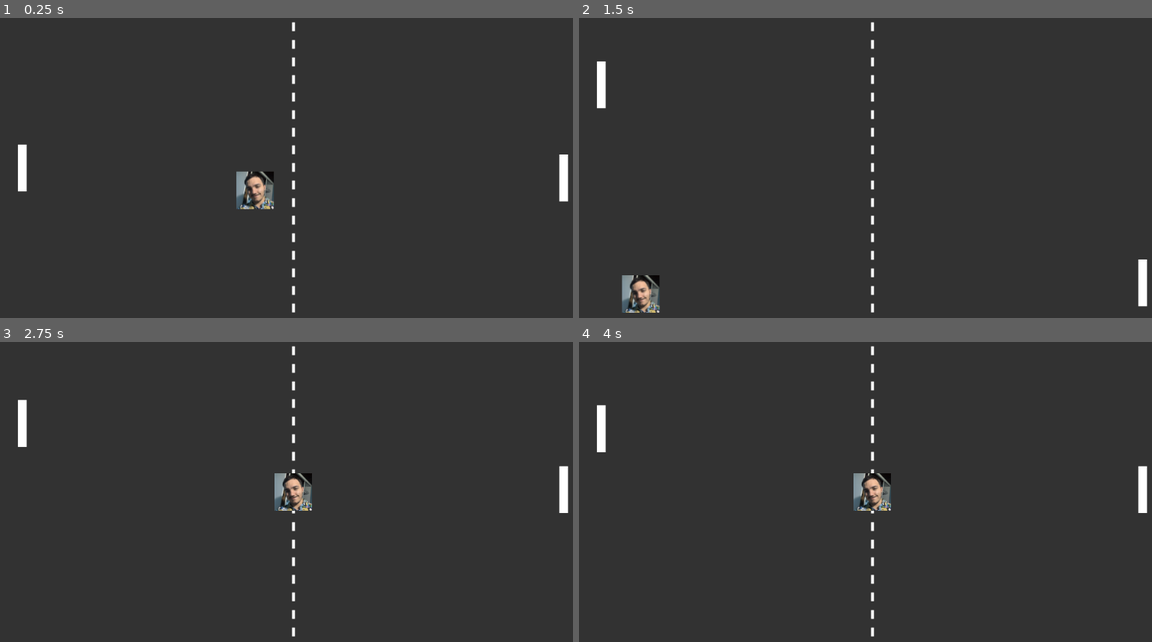
Above: before the commit, frames 1-4 (two rows, left to right).
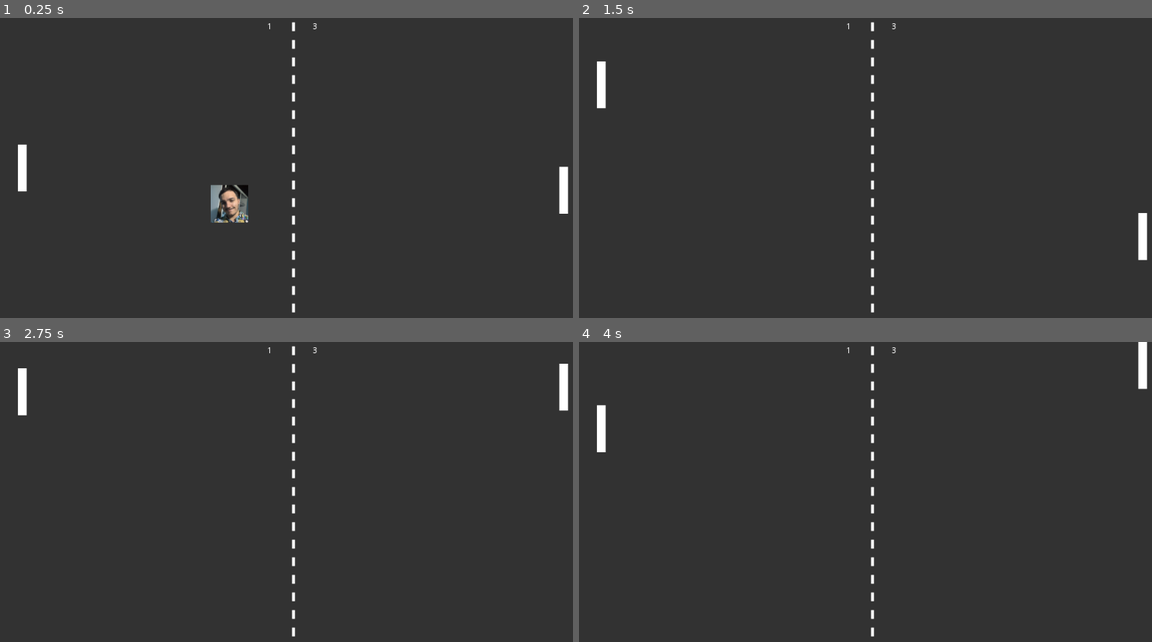
Above: after the commit, the same moments.

Repository: prestesmatheus0/pong-godot
Game: Godot game, scene res://scenes/Game/Game.tscn
Two runs of this game, one before a commit and one after it. Both use one fixed random seed, a clock stepped at 60 frames per second and the inputs below.
Inputs:
- Up to frame 1 (0.25 s): no input
- Up to frame 2 (1.5 s): hold W (ui_up) 0.53-1.28 s; hold D (ui_down) from 1.28 s (still down)
- Up to frame 3 (2.75 s): release D (ui_down) at 2.03 s; hold W (ui_up) from 2.03 s (still down)
- Up to frame 4 (4 s): tap Enter at 3.5 s; release W (ui_up) at 3.53 s; hold D (ui_down) from 3.53 s (still down)

The runs differ from the first frame. In frame 1, 1.4% of the frame differs, in the area x 36-100%, y 1-69%; in frame 2, 1.2%; in frame 3, 1.6%, in the area x 3-100%, y 1-57%; in frame 4, 1.2%.
Error after the commit: Parse Error: Unexpected token: Identifier:g (res://scenes/Game/Game.gd:21)

Commit message:
Add score hud and sounds.
Signed-off-by: matheus <barros.matheusprestes@gmail.com>

Diff:
--- a/Ball.gd
+++ /dev/null
@@ -1,31 +0,0 @@
-extends KinematicBody2D
-
-export var initial_ball_speed = 300
-export var speed_emulator = 50
-var ball_speed = initial_ball_speed
-
-var hitcounter = 0
-var max_hitcounter = 12
-var direction = Vector2()
-
-func _ready():
-	randomize()
-	set_start_direction()
-
-func set_start_direction():
-	var random_x = 0
-
-	if randi()%10 < 5:
-		random_x = 1
-	else:
-		random_x = -1
-
-	direction = Vector2(random_x, rand_range(-1, 1))
-	direction = direction.normalized() * ball_speed
-
-func _physics_process(delta):
-	var collision = move_and_collide(direction * delta)
-	if collision :
-		direction = direction.bounce(collision.normal)
-		if collision.collider.is_in_group("rackets"):
-			pass
--- a/entities/Ball/Ball.gd
+++ b/entities/Ball/Ball.gd
@@ -1,7 +1,7 @@
 extends KinematicBody2D
 
-export var initial_ball_speed = 300
-export var speed_commulator = 50
+export var initial_ball_speed = 500
+export var speed_commulator = 100
 var ball_speed = initial_ball_speed
 
 var hit_counter = 0
@@ -35,7 +35,9 @@
 			else:
 				y = direction.y
 				direction = Vector2(direction.x, y).normalized() * (ball_speed * hit_counter * speed_commulator)
-
+			$RacketSound.play()
+		else:
+			$WallSound.play()
 func reset():
 	position = Vector2(512, 256)
 	direction = Vector2()
--- a/entities/Ball/Ball.tscn
+++ b/entities/Ball/Ball.tscn
@@ -1,7 +1,9 @@
-[gd_scene load_steps=4 format=2]
+[gd_scene load_steps=6 format=2]
 
 [ext_resource path="res://entities/Ball/Ball.gd" type="Script" id=1]
 [ext_resource path="res://drikoteles.png" type="Texture" id=2]
+[ext_resource path="res://pongblipB3.wav" type="AudioStream" id=3]
+[ext_resource path="res://pongblipC3.wav" type="AudioStream" id=4]
 
 [sub_resource type="RectangleShape2D" id=1]
 extents = Vector2( 32, 32 )
@@ -16,3 +18,9 @@
 
 [node name="Sprite" type="Sprite" parent="."]
 texture = ExtResource( 2 )
+
+[node name="RacketSound" type="AudioStreamPlayer2D" parent="."]
+stream = ExtResource( 4 )
+
+[node name="WallSound" type="AudioStreamPlayer2D" parent="."]
+stream = ExtResource( 3 )
--- /dev/null
+++ b/menus/HUD/HUD.tscn
@@ -0,0 +1,33 @@
+[gd_scene format=2]
+
+[node name="HUD" type="Control"]
+margin_right = 40.0
+margin_bottom = 40.0
+__meta__ = {
+"_edit_use_anchors_": false
+}
+
+[node name="HBoxContainer" type="HBoxContainer" parent="."]
+anchor_right = 1.0
+margin_left = 30.0
+margin_right = 951.0
+margin_bottom = 30.0
+custom_constants/separation = 70
+alignment = 1
+__meta__ = {
+"_edit_use_anchors_": false
+}
+
+[node name="ScorePlayerOne" type="Label" parent="HBoxContainer"]
+margin_left = 437.0
+margin_top = 8.0
+margin_right = 445.0
+margin_bottom = 22.0
+text = "1"
+
+[node name="ScorePlayerTwo" type="Label" parent="HBoxContainer"]
+margin_left = 515.0
+margin_top = 8.0
+margin_right = 523.0
+margin_bottom = 22.0
+text = "3"
--- a/project.godot
+++ b/project.godot
@@ -28,7 +28,6 @@
 
 config/name="godot-pong"
 run/main_scene="res://scenes/Game/Game.tscn"
-config/icon="res://icon.png"
 
 [display]
 
--- a/scenes/Game/Game.gd
+++ b/scenes/Game/Game.gd
@@ -1,5 +1,5 @@
 extends Node
-
+onready var hud = get_node("HUD")
 
 var score_player_one = 0
 var score_player_two = 0
@@ -7,17 +7,25 @@
 
 # Called when the node enters the scene tree for the first time.
 func _ready():
+	update_score()
 	$StartTimer.start()
 
 
 func _on_Field_goal_left():
 	score_player_two += 1
+	$Score.play()
+	update_score()
+
 	if score_player_two < max_score:
 		start_new_round()
-
+g
 
 func _on_Field_goal_right():
 	score_player_one += 1
+	$Score.play()
+	update_score()
+
+
 	if score_player_one < max_score:
 		start_new_round()
 
@@ -31,3 +39,7 @@
 
 func _on_StartTimer_timeout():
 	$Ball.set_start_direction()
+
+func update_score():
+	hud.get_node("HBoxContainer/ScorePlayerOne").set_text(str(score_player_one))
+	hud.get_node("HBoxContainer/ScorePlayerTwo").set_text(str(score_player_two))
--- a/scenes/Game/Game.tscn
+++ b/scenes/Game/Game.tscn
@@ -6,6 +6,8 @@
 [ext_resource path="res://entities/Racket/PlayerInputComponent.gd" type="Script" id=4]
 [ext_resource path="res://scenes/Game/Game.gd" type="Script" id=5]
 [ext_resource path="res://entities/Racket/AiInputComponent.gd" type="Script" id=6]
+[ext_resource path="res://menus/HUD/HUD.tscn" type="PackedScene" id=7]
+[ext_resource path="res://score.wav" type="AudioStream" id=8]
 
 [node name="Game" type="Node"]
 script = ExtResource( 5 )
@@ -29,8 +31,13 @@
 position = Vector2( 513, 258 )
 
 [node name="StartTimer" type="Timer" parent="."]
-wait_time = 5.0
+wait_time = 3.0
 one_shot = true
+
+[node name="HUD" parent="." instance=ExtResource( 7 )]
+
+[node name="Score" type="AudioStreamPlayer" parent="."]
+stream = ExtResource( 8 )
 [connection signal="goal_left" from="Field" to="." method="_on_Field_goal_left"]
 [connection signal="goal_right" from="Field" to="." method="_on_Field_goal_right"]
 [connection signal="timeout" from="StartTimer" to="." method="_on_StartTimer_timeout"]
Binary file removed: icon.png
Not shown, removed: icon.png.import
Binary file removed: pokeball.jpg
Not shown, removed: pokeball.jpg.import
Not shown, added: pongblipB3.wav.import
Not shown, added: pongblipC3.wav.import
Binary file removed: right_pallete.png
Not shown, removed: right_pallete.png.import
Not shown: 1 places in scenes/Game/Game.tscn that only renumber resources
Not shown, added: score.wav.import
Not shown, added: pongblipB3.wav
Not shown, added: pongblipC3.wav
(and 1 more such lines)
